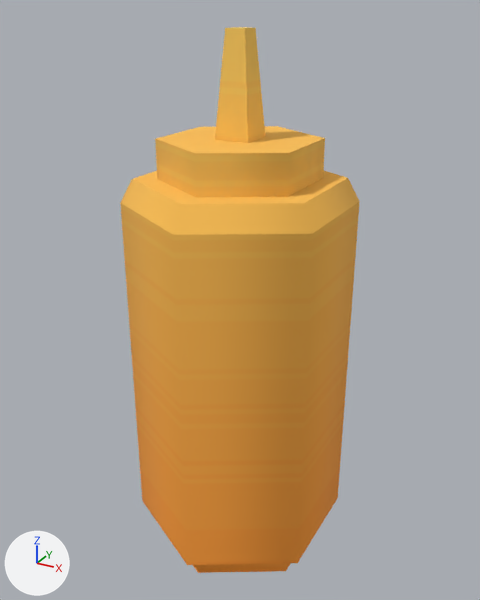
Before and after pictures for a commit that changed the glTF model assets/props/food/bottle-musterd.glb.
Both versions are drawn from a camera (50 mm lens) standing at (0.218, -0.396, 0.405) and looking at (-0.002, 0.003, 0.205). The lights are fixed; the arrows at lower left show +X, +Y and +Z. The older version comes first. Vertices at exactly the same position are counted once.

In view in the first picture: 'bottle-musterd'.
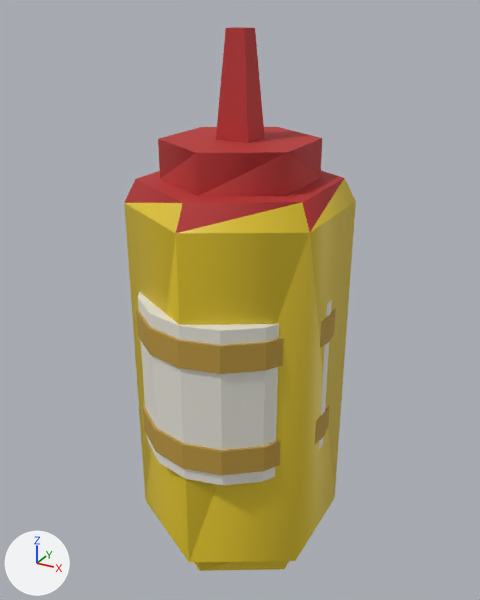
Boxes [x1, y1, x2, y2] around the edits, measured in the pictures (480 x 600 px):
'bottle-musterd', reshaped, rescaled
    before: [120, 27, 360, 573]
    after: [124, 27, 356, 571]
part 1 of me_bottle_musterd, added
    after: [138, 292, 332, 485]
part 2 of me_bottle_musterd, added
    after: [136, 307, 336, 374]
part 3 of me_bottle_musterd, added
    after: [143, 400, 330, 475]
part 4 of me_bottle_musterd, recoloured
    both: [124, 182, 356, 571]
part 5 of me_bottle_musterd, recoloured (darker)
    both: [124, 27, 344, 233]

Edits to the bpy script that builds the scene:
```text
Add mat_hazard:
    mat_hazard = principled_material('hazard')
    mat_hazard.base_color = (0.75, 0.55, 0.02)  # yellow #e1c427
Add mat_paper:
    mat_paper = principled_material('paper')
    mat_paper.base_color = (0.8, 0.78, 0.7)  # white #e7e5da
    mat_paper.roughness = 0.9
Add mat_red:
    mat_red = principled_material('red')
    mat_red.base_color = (0.5, 0.03, 0.03)  # red #bc3030
    mat_red.roughness = 0.7
Add mat_ochre:
    mat_ochre = principled_material('ochre')
    mat_ochre.base_color = (0.5, 0.31, 0.05)  # yellow #bc973f
    mat_ochre.roughness = 0.8
Change me_bottle_musterd:
    used by ob_bottle_musterd; location = (0.0, 0.0, 0.0); scale = (0.208, 0.208, 0.208)
    remove me_bottle_musterd.from_pydata(...)  # 50 vertices, 96 faces; spans x -0.35..0.35, y -0.4..0.4, z 0.0..1.89
    add me_bottle_musterd.from_pydata(...)  # 266 vertices, 516 faces; spans x -0.36..0.36, y -0.41..0.41, z 0.0..1.89
    me_bottle_musterd part 1: a new loose piece, a 16-sided cylinder along z spanning x -0.35..0.35, y -0.4..0.4, z 0.48..1.06, in mat_paper (white #e7e5da)
    me_bottle_musterd part 2: a new loose piece, a 16-sided cylinder along z spanning x -0.358..0.358, y -0.413..0.413, z 0.913..1.01, in mat_ochre (yellow #bc973f)
    me_bottle_musterd part 3: a new loose piece, a 16-sided cylinder along z spanning x -0.358..0.358, y -0.413..0.413, z 0.529..0.625, in mat_ochre (yellow #bc973f)
    me_bottle_musterd part 4: 46 faces spanning x -0.35..0.35, y -0.4..0.4, z 0.0..1.43 switch from mat_colormap to mat_hazard (yellow #e1c427)
    me_bottle_musterd part 5: 50 faces spanning x -0.35..0.35, y -0.4..0.4, z 1.35..1.89 switch from mat_colormap to mat_red (red #bc3030)
    other edits to the shape of me_bottle_musterd do not show in these pictures
    add me_bottle_musterd.materials.append(mat_paper)  # white #e7e5da
    add me_bottle_musterd.materials.append(mat_ochre)  # yellow #bc973f
Change ob_bottle_musterd:
    ob_bottle_musterd.scale: (0.208, 0.208, 0.208) -> (0.201, 0.201, 0.208)
```
